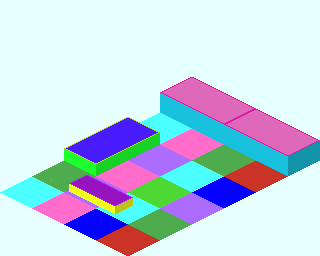
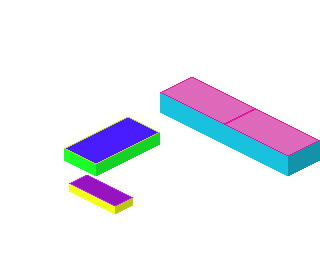
The second 320x256 image is a revision of the first. Changes to its layers:
removed layer "BAse" over bbox(0, 0, 320, 256)
